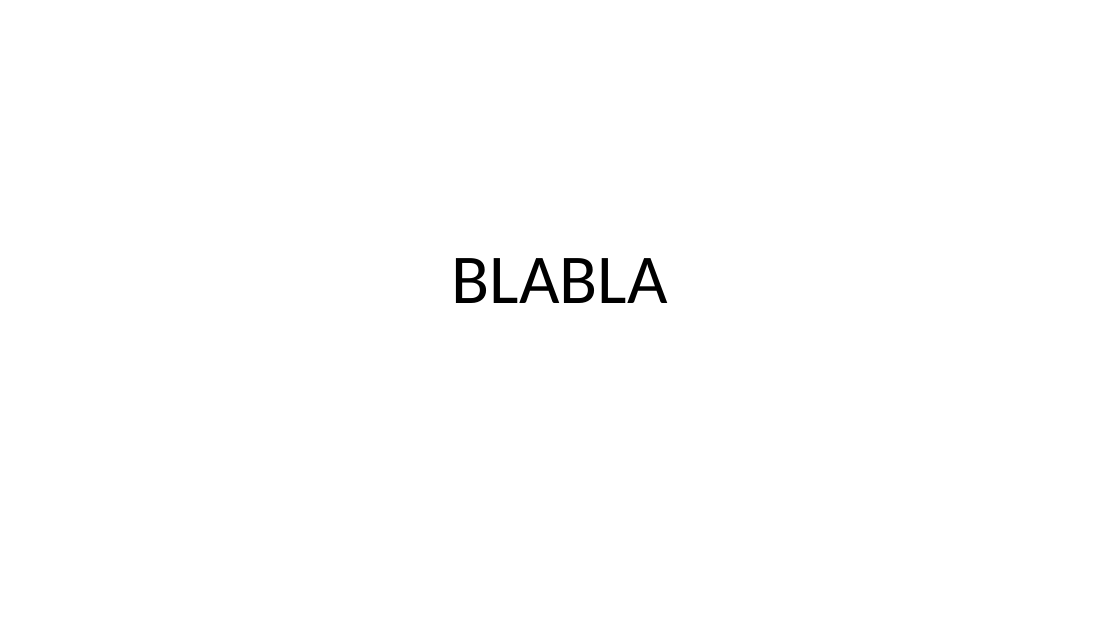
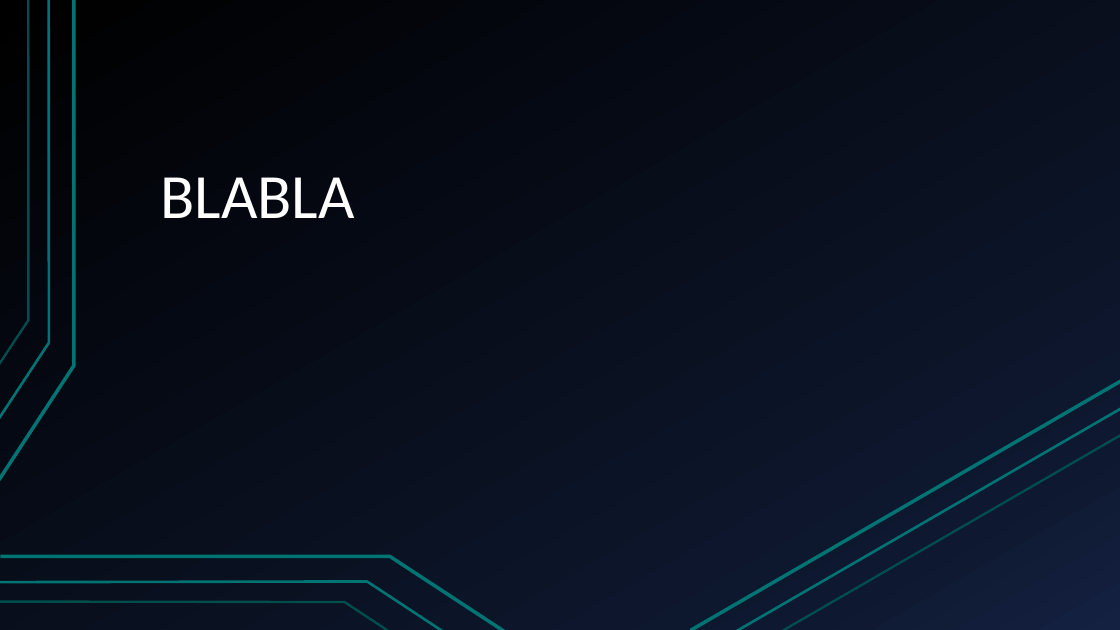
Before and after one commit to jordane-quincy/M2_DevMobileIos, a slide deck: slide 1 of Présentation.pptx. Drawn at 1120x630 pixels with LibreOffice and Linux fonts; fonts in the diff are those of the drawing. Boxes give left, top, right and bottom in pixels: in the first picture for what was removed or moved away, otherwise in the second. Text is boxed around its words. In the diff, an @@ line names an element or a change of style, - is before the commit and + after.

```diff
--- a/Présentation.pptx
+++ b/Présentation.pptx
@@ background #FFFFFF to gradient #000000 to #0F1931 to #142242 @@
@@ freeform shape added at (x1=0, y1=0, x2=74, y2=481), outline #007373 3 pt @@
@@ freeform shape added at (x1=0, y1=0, x2=49, y2=419), outline #007373 2.25 pt @@
@@ freeform shape added at (x1=0, y1=0, x2=29, y2=365), outline #007373 2 pt @@
@@ title "BLABLA" moved from (x1=452, y1=258, x2=668, y2=303) to (x1=161, y1=177, x2=355, y2=218) @@
@@ title "BLABLA" at (x1=161, y1=177, x2=355, y2=218): size 60 to 54 pt, text colour #000000 to #FFFFFF; alignment centre to left @@
@@ line added from (691, 630) to (1120, 381), #007373 3 pt @@
@@ line added from (736, 630) to (1120, 408), #007373 2.25 pt @@
@@ line added from (783, 630) to (1120, 435), #007373 2 pt @@
@@ freeform shape added at (x1=0, y1=557, x2=505, y2=630), outline #007373 3 pt @@
@@ freeform shape added at (x1=0, y1=581, x2=444, y2=630), outline #007373 2.25 pt @@
@@ freeform shape added at (x1=0, y1=602, x2=389, y2=630), outline #007373 2 pt @@
```
Also in this commit, not shown: 22 other slides changed.
